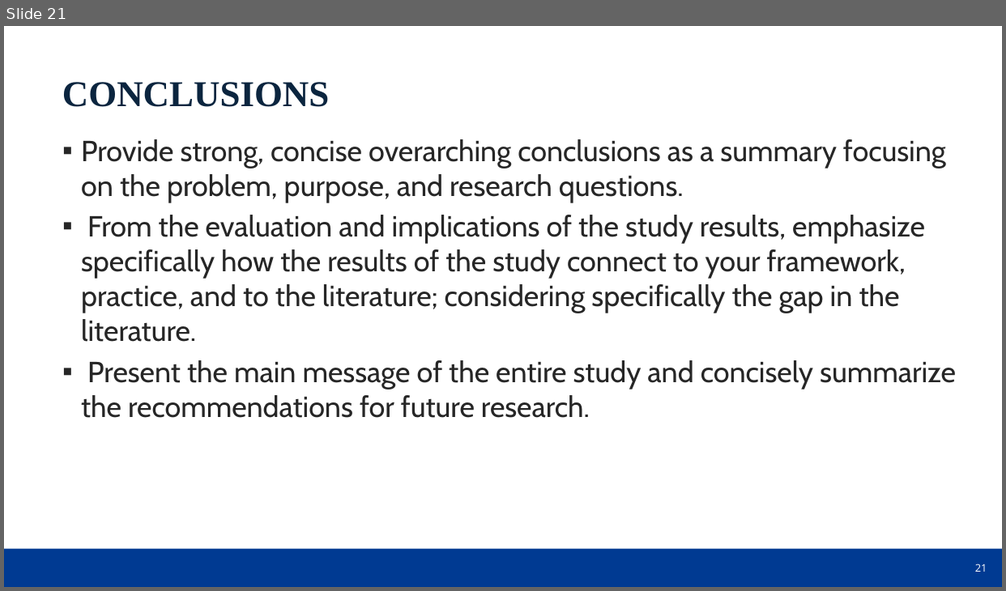
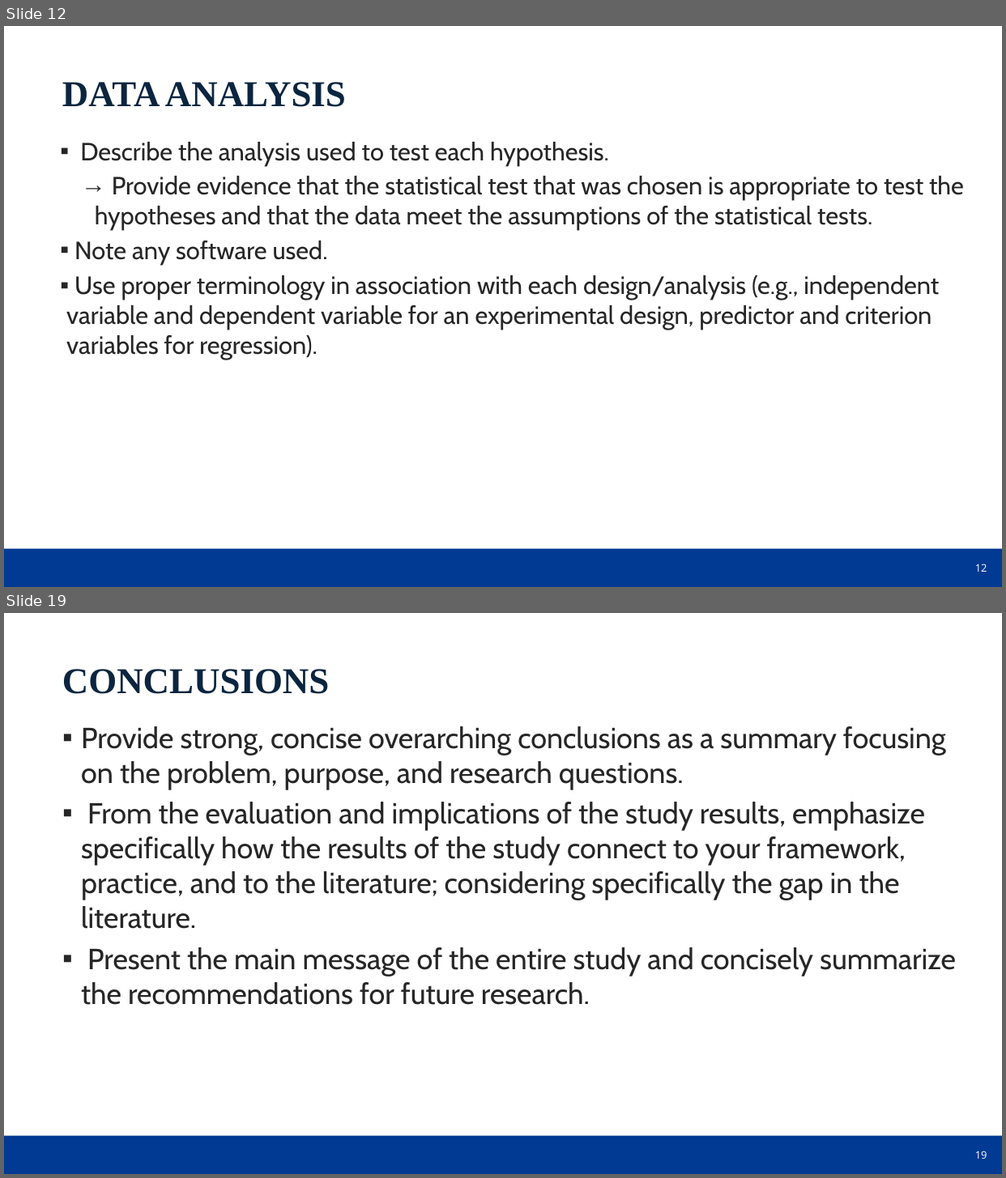
Before and after one commit to dr-natetorious/Dissertation, a slide deck: DSE_Quantitative_oral_defense_presentation_template_2022_NU.pptx. Shown one above the other, each under a label of ours: slide 21 before the commit, slides 12 and 19 after it; the slides between them are not shown. The pictures are 1006x591 and 1006x1178 pixels, drawn with LibreOffice and Linux fonts; fonts in the diff are those of the drawing; background and template pictures are left out. Boxes give left, top, right and bottom in pixels: in the first picture for what was removed or moved away, otherwise in the second. Text is boxed around its words. In the diff, an @@ line names an element or a change of style, - is before the commit and + after.

```diff
--- a/DSE_Quantitative_oral_defense_presentation_template_2022_NU.pptx
+++ b/DSE_Quantitative_oral_defense_presentation_template_2022_NU.pptx
@@ slide 12 added at box(4, 26, 1002, 587), background picture (left out); not listed: 2 template elements that a slide beside it also shows @@
@@ text added at box(62, 82, 346, 107), 35 pt, text #0B253F, bold @@
+DATA ANALYSIS
@@ text added at box(66, 142, 964, 360), 24 pt, text #262626 @@
+▪ Describe the analysis used to test each hypothesis.
+  → Provide evidence that the statistical test that was chosen is appropriate to test the hypotheses and that the data meet the assumptions of the statistical tests.
+▪ Note any software used.
+▪ Use proper terminology in association with each design/analysis (e.g., independent variable and dependent variable for an experimental design, predictor and criterion variables for regression).
@@ what was slide 21 is now slide 19 @@
@@ page number at box(975, 1151, 987, 1159): text changed @@
-21
+19
```
Also in this commit, not shown: 3 slides changed, 15 other slides added, 18 slides removed, 2 other files.
